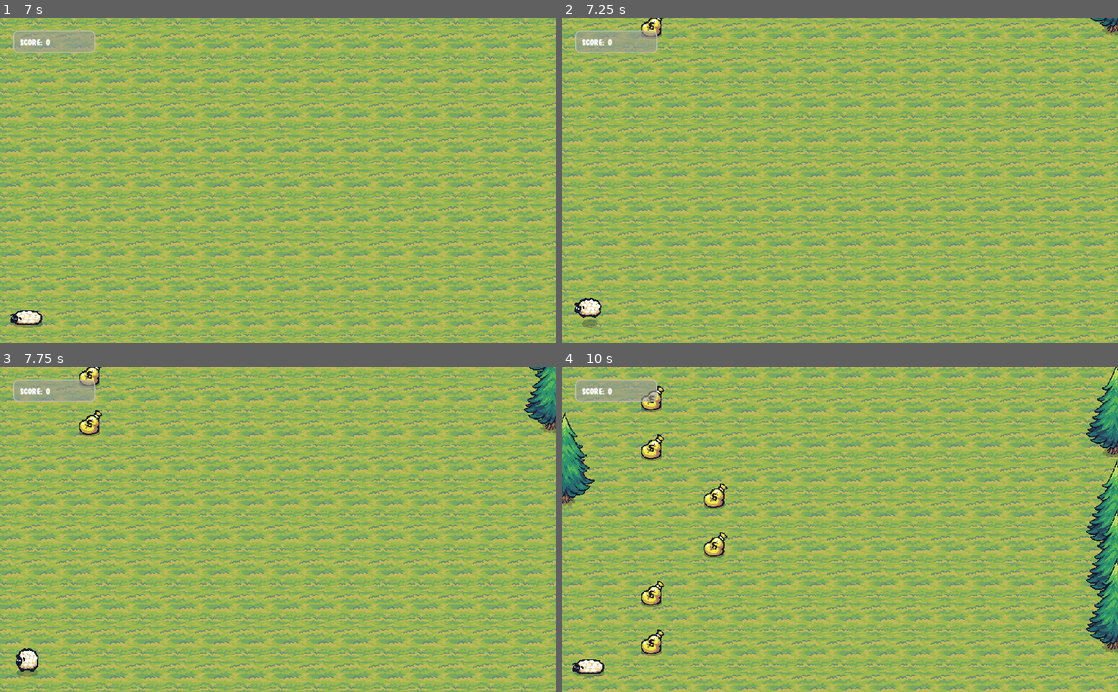
Above: before the commit, frames 1-4 (two rows, left to right).
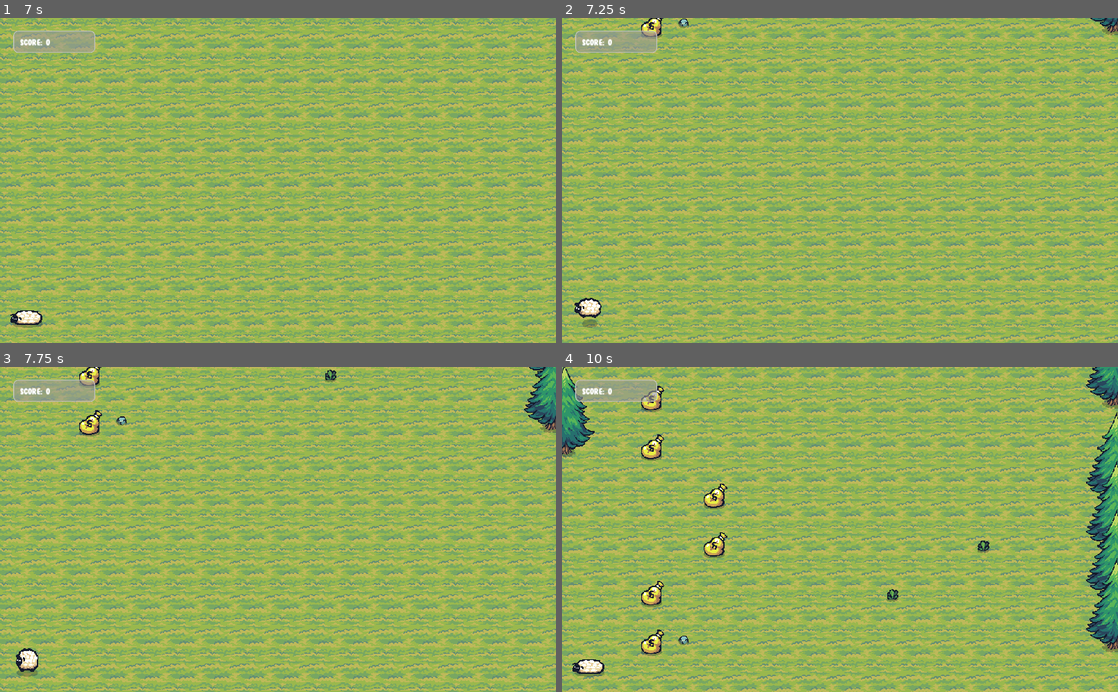
Above: after the commit, the same moments.

Repository: VojtaStruhar/recorder-madness
Game: Godot game, scene res://Minigames/Menus/MainMenu.tscn
Two runs of this game, one before a commit and one after it. Both use one fixed random seed, a clock stepped at 60 frames per second and the inputs below.
Inputs:
- Up to frame 1 (7 s): click "Default" at 0.5 s; click "Play a song" at 1.25 s; click "Play a song" at 2 s; click "Happy Birthday" at 2.75 s; tap Enter at 3.5, 5 s; tap Space at 4.25, 5.75 s
- Up to frame 2 (7.25 s): no input
- Up to frame 3 (7.75 s): no input
- Up to frame 4 (10 s): no input

Frame 1 is identical in both runs. In frame 2, less than 0.1% of the frame differs, in the area x 20-23%, y 0-4%; in frame 3, 0.1%; in frame 4, 3.2%, in the area x 0-100%, y 0-86%.

Commit message:
Added little decorations to song level

Diff:
--- /dev/null
+++ b/Minigames/SongLevel/DecorationTiny.tscn
@@ -0,0 +1,29 @@
+[gd_scene load_steps=3 format=2]
+
+[ext_resource path="res://Assets/Decorations/grass_tiny.png" type="Texture" id=1]
+
+[sub_resource type="GDScript" id=1]
+script/source = "extends Sprite
+
+var textures = [
+	\"res://Assets/Decorations/grass_tiny.png\",
+	\"res://Assets/Decorations/mushroom_tiny.png\",
+	\"res://Assets/Decorations/stone_tiny.png\"
+]
+
+var speed = 0
+
+func _ready():
+	texture = load(textures[randi() % 3])
+
+func _process(delta):
+	position.y += speed * delta
+
+	if global_position.y > 1000:
+		queue_free()
+"
+
+[node name="DecorationTiny" type="Sprite"]
+position = Vector2( -2, -8 )
+texture = ExtResource( 1 )
+script = SubResource( 1 )
--- a/Minigames/SongLevel/SongMinigame.tscn
+++ b/Minigames/SongLevel/SongMinigame.tscn
@@ -72,6 +72,7 @@
 const moneyBag = preload(\"res://Minigames/SongLevel/MoneyBag.tscn\")
 const treeBarrier = preload(\"res://Minigames/SongLevel/TreeBarrier.tscn\")
 const treeObstacle = preload(\"res://Minigames/SongLevel/TreeObstacle.tscn\")
+const decoration = preload(\"res://Minigames/SongLevel/DecorationTiny.tscn\")
 
 var last_note = -1
 var note_streak = 0
@@ -93,16 +94,18 @@
 	var note_relative = (note - fletnicka.LOWEST_NOTE_INDEX) / float(fletnicka.HIGHEST_NOTE_INDEX - fletnicka.LOWEST_NOTE_INDEX)
 	var reward_gx = extents * note_relative + leftBound.position.x
 
-
 	if note_streak % 4 == 0:
 		place_object(treeBarrier, reward_gx)
 	else:
 		if note > 0: # The note isn't quiet
 			place_object(moneyBag, reward_gx)
-		# Sometimes, place a tree
+		# Sometimes, place a tree on the edge (80% of the time)
 		if randf() < 0.8:
 			var coeff = -0.05 if randi() % 2 == 0 else 1.05
 			place_object(treeObstacle, extents * (coeff) + leftBound.position.x)
+
+	if randi() % 3 > 1: # place a decoration 30% of the time
+		place_object(decoration, extents * randf())
 
 	last_note = note
 	progress += 1
--- a/Persistence/SaveData.tres
+++ b/Persistence/SaveData.tres
@@ -4,7 +4,7 @@
 
 [resource]
 script = ExtResource( 1 )
-microphone_choice = "Trust GXT 232 Microphone (79)"
+microphone_choice = "Default"
 highscore_tyrian = 8
 highscore_songs = {
 "Crazy Frog": 21,
Binary file added: Assets/Decorations/grass_tiny.png
Not shown, added: Assets/Decorations/grass_tiny.png.import
Binary file added: Assets/Decorations/mushroom_tiny.png
Not shown, added: Assets/Decorations/mushroom_tiny.png.import
Binary file added: Assets/Decorations/stone_tiny.png
Not shown, added: Assets/Decorations/stone_tiny.png.import
Not shown, changed: export_presets.cfg
